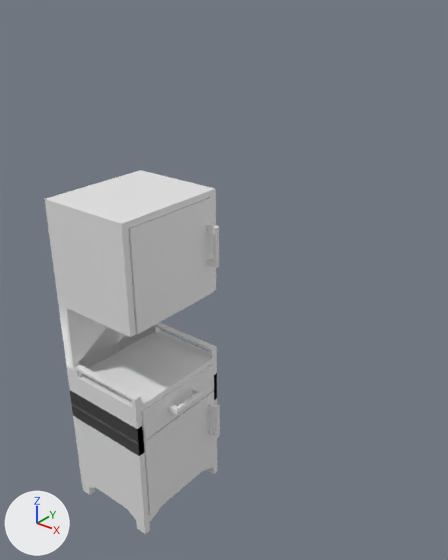
Renders of the FBX model Assets/Art/Models/MedicineCabinet2.fbx from each side of a commit.
Before and after are seen from a 50 mm lens placed at (1.45, -2.27, 2.04), pointed at (-0.33, -0.05, 0.66). The axes (+X, +Y, +Z) are drawn at lower left. The lights are the same throughout. Where no turn or scale is listed for an object, it has been applied to the vertices. Vertices at the same position are counted once.

In view in the first picture: 'CabinetDoor1', 'CabinetStructure', 'DoorGlass1', 'Drawer', 'DrawerHandle', 'SmallDoor1', 'SmallDoorHandle1', 'TableBase'.
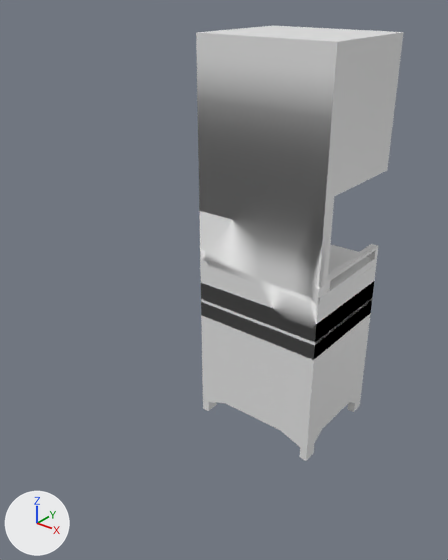
Where the newer file only moved an object's origin or applied its transform, the numbers keep the older frame.

What differs and where, as boxes (x1, y1, x2, y2) in the pictures (448 x 560 px):
'CabinetStructure', mesh turned, moved
    before: (45, 170, 217, 534)
    after: (196, 26, 404, 461)
'TableBase', mesh turned, moved
    before: (67, 331, 217, 415)
    after: (201, 244, 377, 305)
'DoorGlass1', mesh turned (not visible afterwards)
    before: (142, 208, 205, 322)
'SmallDoor1', mesh turned (not visible afterwards)
    before: (144, 391, 215, 515)
'CabinetDoor1', mesh turned (not visible afterwards)
    before: (129, 197, 213, 334)
'Drawer', mesh turned (not visible afterwards)
    before: (142, 363, 214, 439)
'DrawerHandle', mesh turned (not visible afterwards)
    before: (168, 387, 204, 415)
'SmallDoorHandle1', moved (not visible afterwards)
    before: (209, 401, 220, 438)

Patch to the scene script:
```diff
--- a/Assets/Art/Models/MedicineCabinet2.fbx.py
+++ b/Assets/Art/Models/MedicineCabinet2.fbx.py
@@ me_cube @@
 me_cube.from_pydata(...)  # 352 vertices, 310 faces; spans x -0.25..0.28, y -0.6..0.04, z -0.97..0.88
 # used by ob_cabinetstructure; location = (-0.745, 0.014, 0.216)
+# me_cube part 2: the whole mesh is turned 90 degrees about the z axis through its middle, then moved by (0.0, 0.29, 0.97)
 me_cube.materials.append(mat_material)
@@ me_plane @@
 me_plane.from_pydata(...)  # 64 vertices, 64 faces; spans x -0.006..0.006, y -0.28..0.28, z -0.266..0.266
 # used by ob_cabinetdoor1; location = (-0.462, -0.266, 0.792)
+# me_plane part 5: the whole mesh is turned 90.7 degrees about the z axis through its middle, then moved by (0.473, 0.545, 0.754)
@@ me_plane_005 @@
 me_plane_005.from_pydata(...)  # 78 vertices, 64 faces; spans x -0.006..0.006, y -0.287..0.273, z -0.257..0.255
 # used by ob_smalldoor1; location = (-0.462, -0.258, -0.376)
+# me_plane_005 part 4: the whole mesh is turned 90.7 degrees about the z axis through its middle, then moved by (0.473, 0.545, 0.754)
@@ me_cube_011 @@
 me_cube_011.from_pydata(...)  # 51 vertices, 46 faces; spans x -0.047..0.028, y -0.109..0.109, z -0.014..0.014
 # used by ob_drawerhandle; location = (-0.417, -0.259, -0.01)
+# me_cube_011 part 3: the whole mesh is turned 90.7 degrees about the z axis through its middle, then moved by (0.431, 0.573, 0.754)
@@ me_plane_001 @@
 me_plane_001.from_pydata(...)  # 24 vertices, 14 faces; spans x -0.006..0.006, y -0.21..0.21, z -0.233..0.233
 # used by ob_doorglass1; location = (-0.462, -0.266, 0.792)
+# me_plane_001 part 6: the whole mesh is turned 90.7 degrees about the z axis through its middle, then moved by (0.473, 0.545, 0.754)
@@ me_cube_010 @@
 me_cube_010.from_pydata(...)  # 40 vertices, 40 faces; spans x -1.0..-0.455, y -0.548..0.013, z -0.103..0.071
 # used by ob_drawer; location = (0.0, 0.0, 0.0)
+# me_cube_010 part 7: the whole mesh is turned 90.7 degrees about the z axis through its middle, then moved by (0.744, 0.281, 0.754)
@@ me_cube_009 @@
 me_cube_009.from_pydata(...)  # 32 vertices, 16 faces; spans x -0.255..0.28, y -0.6..0.037, z -0.145..-0.112
 # used by ob_tablebase; location = (-0.745, 0.014, 0.216)
+# me_cube_009 part 1: the whole mesh is turned 90.7 degrees about the z axis through its middle, then moved by (0.004, 0.29, 0.971)
 me_cube_009.materials.append(mat_material)
@@ ob_cabinetstructure @@
 ob_cabinetstructure = bpy.data.objects.new('CabinetStructure', me_cube)
-ob_cabinetstructure.location = (-0.745, 0.014, 0.216)
+ob_cabinetstructure.location = (0.0, 0.0, 0.0)
@@ ob_smalldoorhandle1 @@
 ob_smalldoorhandle1 = bpy.data.objects.new('SmallDoorHandle1', me_cube_005)
-ob_smalldoorhandle1.location = (-0.417, -0.022, -0.287)
+ob_smalldoorhandle1.location = (0.0, 0.0, 0.0)
@@ ob_tablebase @@
 ob_tablebase = bpy.data.objects.new('TableBase', me_cube_009)
-ob_tablebase.location = (-0.745, 0.014, 0.216)
+ob_tablebase.location = (0.0, 0.0, 0.0)
```
